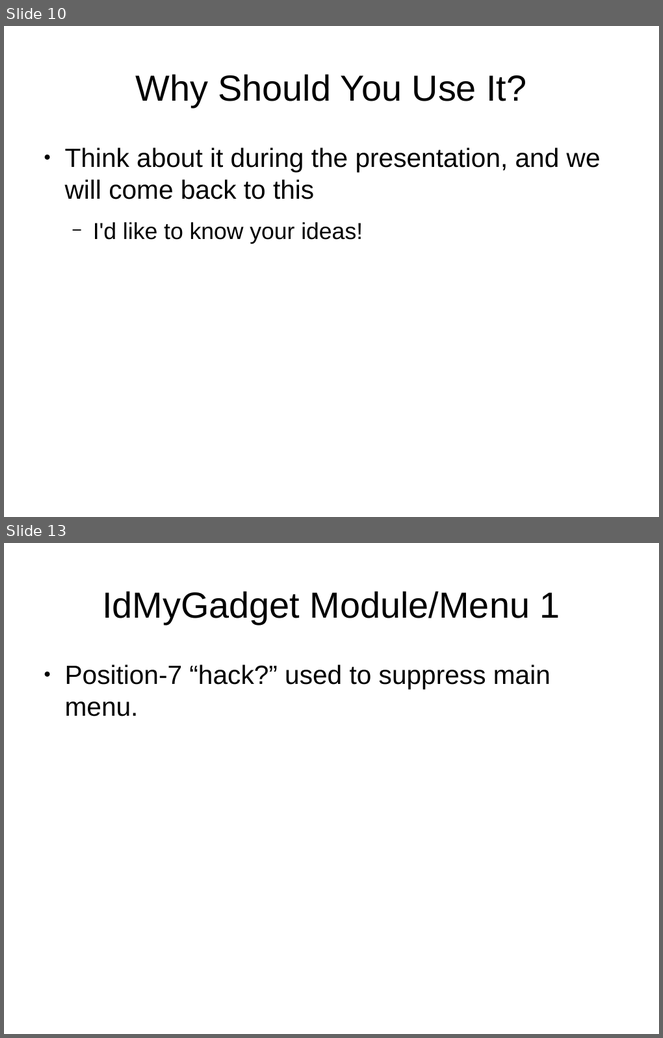
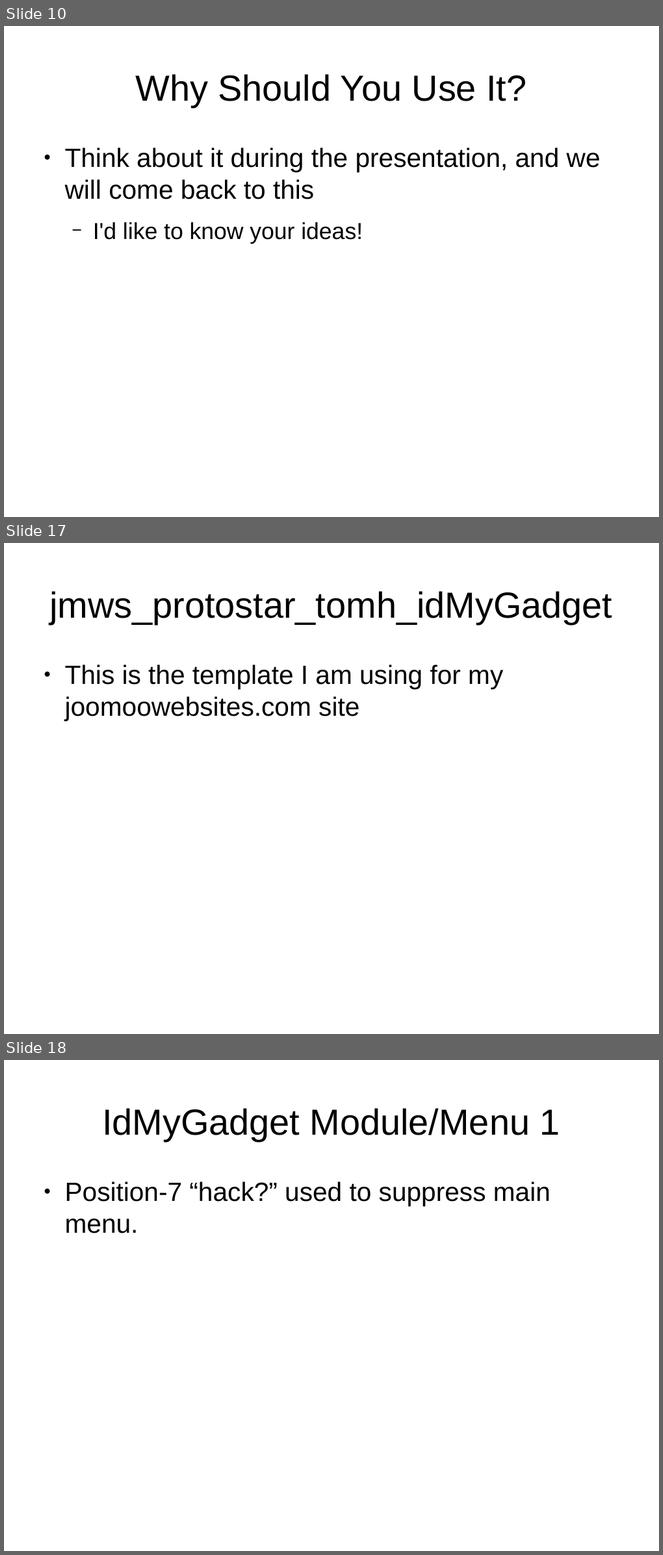
Before and after one commit to tomwhartung/jmws_accoutrements, a slide deck: presentations/2015_09-Joomla/Device_Detection-In_Protostar_and_Beez3.odp. Shown one above the other, each under a label of ours: slides 10 and 13 before the commit, slides 10, 17 and 18 after it; the slides between them are not shown. The pictures are 663x1038 and 663x1555 pixels, drawn with LibreOffice and Linux fonts; fonts in the diff are those of the drawing. Boxes give left, top, right and bottom in pixels: in the first picture for what was removed or moved away, otherwise in the second. Text is boxed around its words. In the diff, an @@ line names an element or a change of style, - is before the commit and + after.

```diff
--- a/presentations/2015_09-Joomla/Device_Detection-In_Protostar_and_Beez3.odp
+++ b/presentations/2015_09-Joomla/Device_Detection-In_Protostar_and_Beez3.odp
@@ slide 17 added at bbox=[4, 543, 659, 1034], background #FFFFFF @@
@@ title added at bbox=[50, 591, 612, 624], 44 pt, text #000000 @@
+jmws_protostar_tomh_idMyGadget
@@ text added at bbox=[65, 665, 503, 721], 32 pt, text #000000 @@
+● This is the template I am using for my joomoowebsites.com site
@@ what was slide 13 is now slide 18 @@
```
Also in this commit, not shown: 3 slides changed, 5 other slides added, 1 slide removed.
